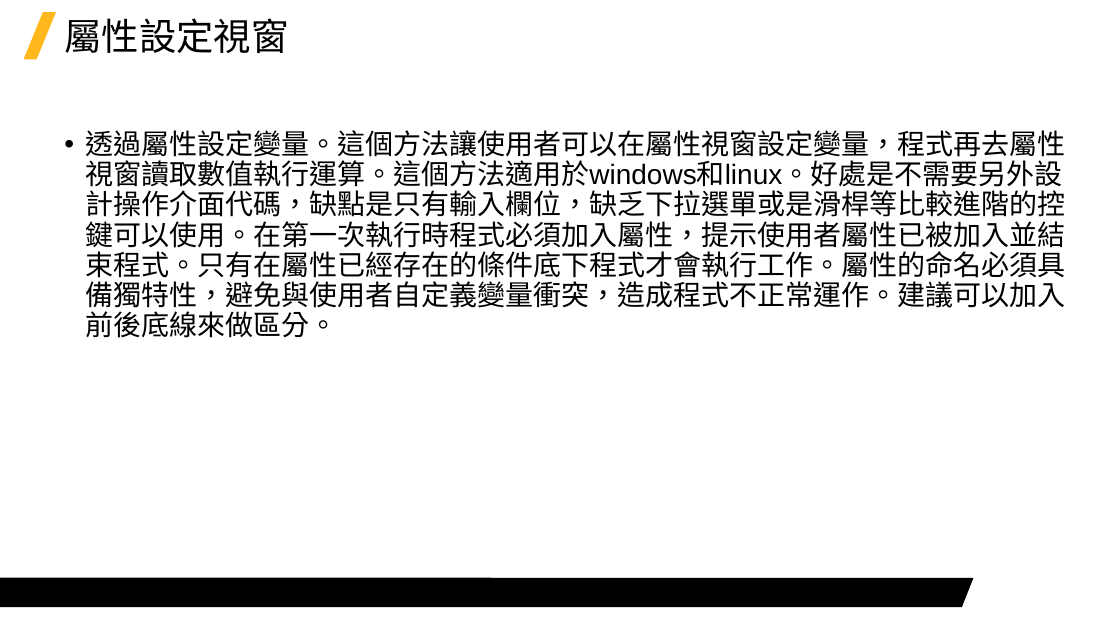
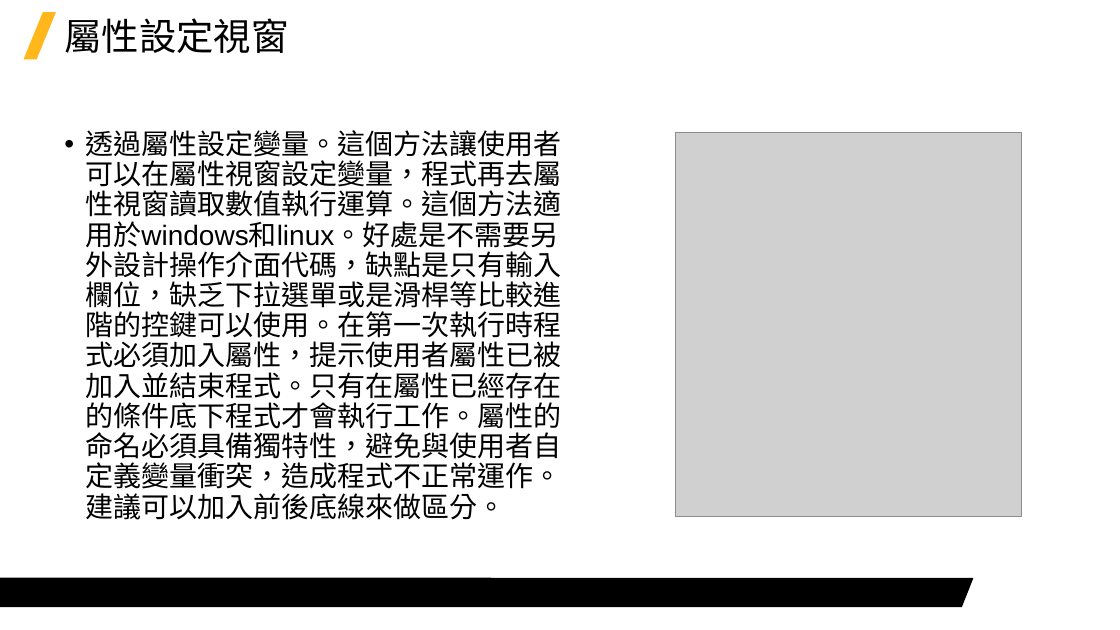
Before and after one commit to Jerrick-cheng/AEDT-Automation-Camp, a slide deck: slide 5 of 上課教材/Week5.pptx (slide 6 before the commit). Drawn at 1120x630 pixels with LibreOffice and Linux fonts; fonts in the diff are those of the drawing; grey boxes stand for pictures; background and template pictures are left out. Boxes give left, top, right and bottom in pixels: in the first picture for what was removed or moved away, otherwise in the second. Text is boxed around its words. In the diff, an @@ line names an element or a change of style, - is before the commit and + after.

```diff
--- a/上課教材/Week5.pptx
+++ b/上課教材/Week5.pptx
@@ text "透過屬性設定變量。這個方法讓使用者可以在屬性視窗設定變量，程式再去屬性視窗讀取數值執行運算。這個方法適用於windows ..." rewrapped from [85, 130, 1065, 338] to [85, 130, 561, 520] @@
@@ picture added at [676, 132, 1022, 517] @@
```
Also in this commit, not shown: 6 other slides changed, 2 slides added, 1 slide removed, 1 other file.
